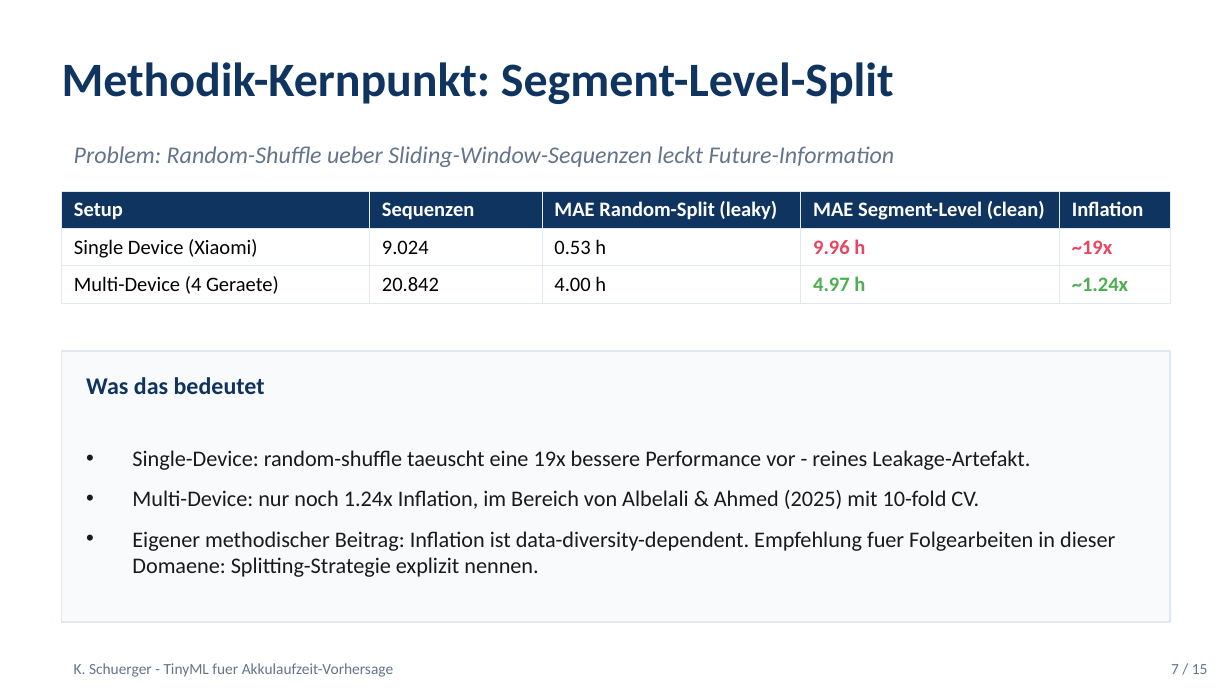
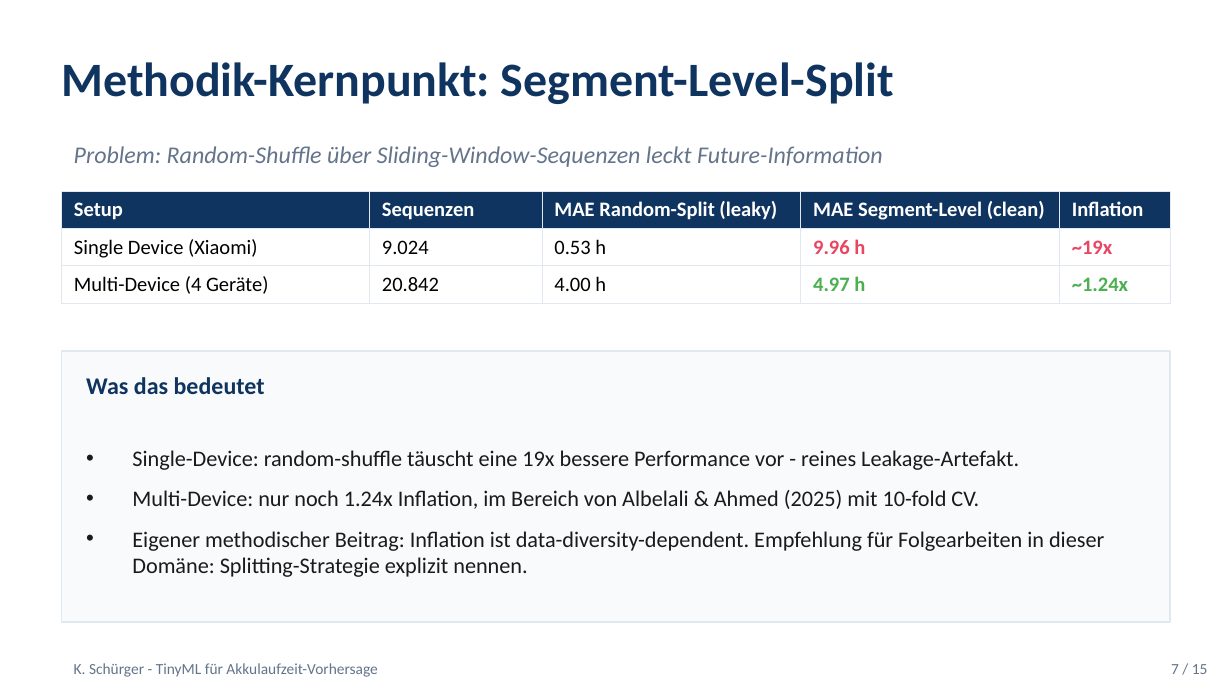
Before and after one commit to Keno-fsdf/HandyUsageRepo, a slide deck: slide 7 of paper/Paper_Verteidigung.pptx. Drawn at 1232x693 pixels with LibreOffice and Linux fonts; fonts in the diff are those of the drawing. Boxes give left, top, right and bottom in pixels: in the first picture for what was removed or moved away, otherwise in the second. Text is boxed around its words. In the diff, an @@ line names an element or a change of style, - is before the commit and + after.

```diff
--- a/paper/Paper_Verteidigung.pptx
+++ b/paper/Paper_Verteidigung.pptx
@@ text at [74,146,883,167]: text changed @@
-Problem: Random-Shuffle ueber Sliding-Window-Sequenzen leckt Future-Information
+Problem: Random-Shuffle über Sliding-Window-Sequenzen leckt Future-Information
@@ table at [62,191,1170,314] @@
-row 3, column 1: Multi-Device (4 Geraete)
+row 3, column 1: Multi-Device (4 Geräte)
@@ text at [132,450,1019,470]: text changed @@
-• Single-Device: random-shuffle taeuscht eine 19x bessere Performance vor - reines Leakage-Artefakt.
+• Single-Device: random-shuffle täuscht eine 19x bessere Performance vor - reines Leakage-Artefakt.
@@ text at [132,531,1104,577]: text changed @@
-• Eigener methodischer Beitrag: Inflation ist data-diversity-dependent. Empfehlung fuer Folgearbeiten in dieser Domaene: Splitting-Strategie explizit nennen.
+• Eigener methodischer Beitrag: Inflation ist data-diversity-dependent. Empfehlung für Folgearbeiten in dieser Domäne: Splitting-Strategie explizit nennen.
@@ text at [74,663,377,677]: text changed @@
-K. Schuerger - TinyML fuer Akkulaufzeit-Vorhersage
+K. Schürger - TinyML für Akkulaufzeit-Vorhersage
```
Also in this commit, not shown: 14 other slides changed, 1 other file.
